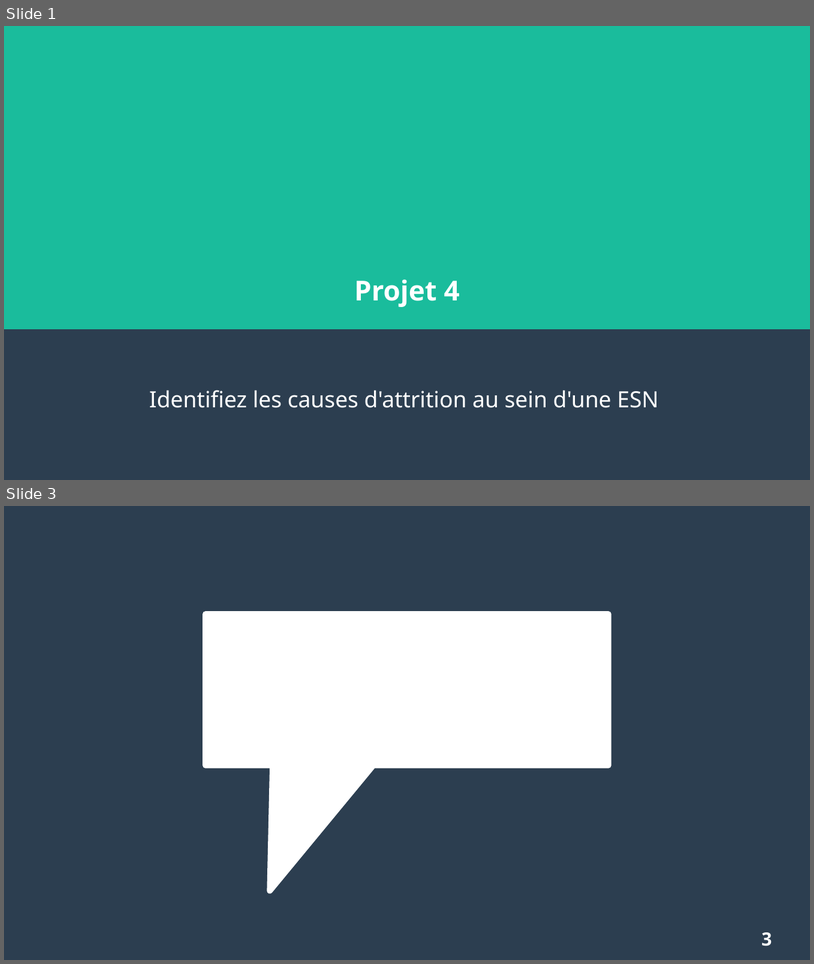
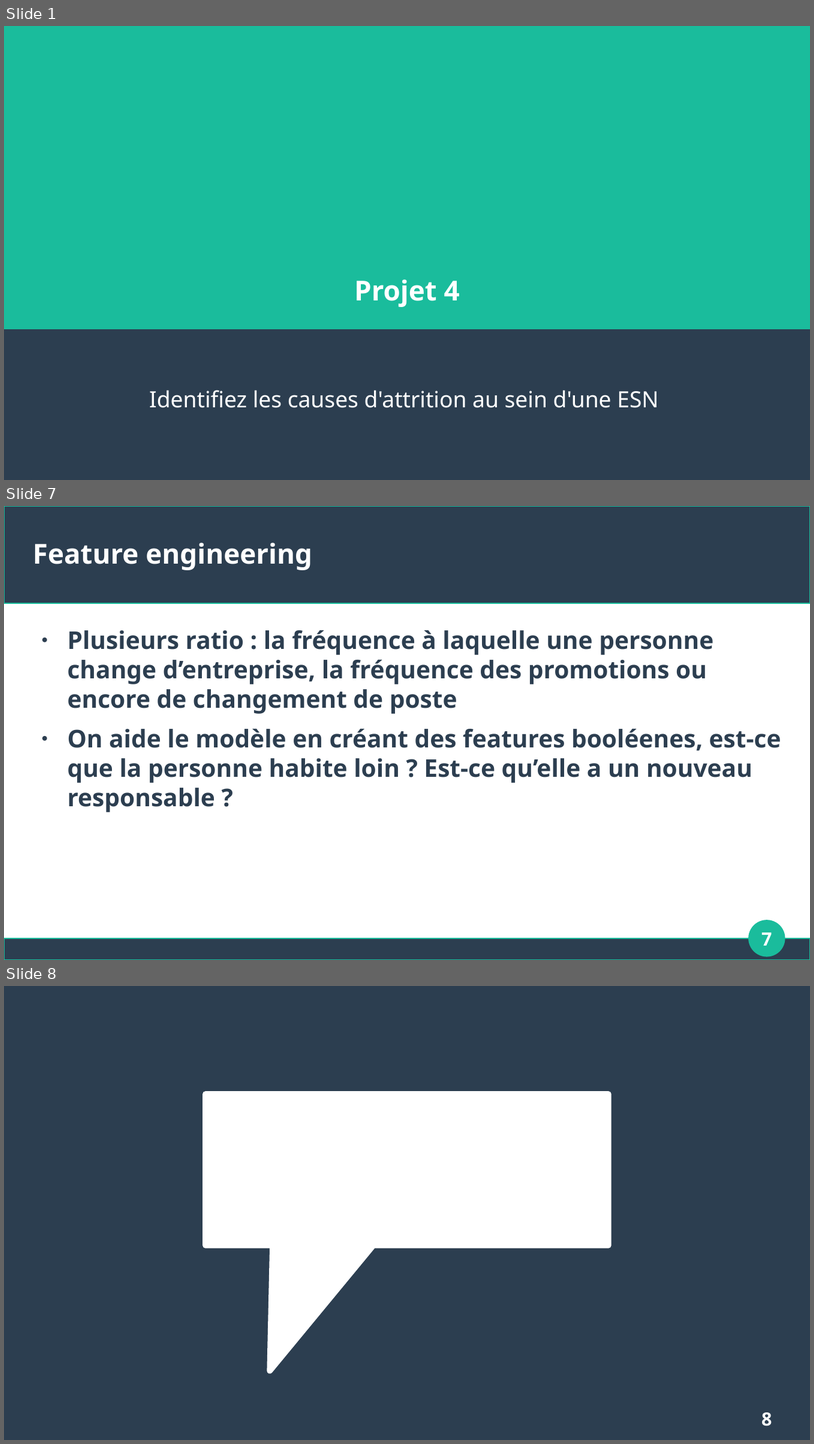
Before and after one commit to Apinsun/Projet4, a slide deck: presentation.odp. Shown one above the other, each under a label of ours: slides 1 and 3 before the commit, slides 1, 7 and 8 after it; the slides between them are not shown. The pictures are 814x964 and 814x1444 pixels, drawn with LibreOffice and Linux fonts; fonts in the diff are those of the drawing. Boxes give left, top, right and bottom in pixels: in the first picture for what was removed or moved away, otherwise in the second. Text is boxed around its words. In the diff, an @@ line names an element or a change of style, - is before the commit and + after.

```diff
--- a/presentation.odp
+++ b/presentation.odp
@@ slide 7 added at [4,506,810,960], background #FFFFFF @@
@@ rectangle added at [4,506,810,603], fill #2C3E50, outline #1ABC9C 0.85 pt @@
@@ title added at [33,543,312,570], 27 pt, text #FFFFFF, bold @@
+Feature engineering
@@ text added at [68,630,782,812], 24 pt, text #2C3E50, bold @@
+● Plusieurs ratio : la fréquence à laquelle une personne change d’entreprise, la fréquence des promotions ou encore de changement de poste
+● On aide le modèle en créant des features booléenes, est-ce que la personne habite loin ? Est-ce qu’elle a un nouveau responsable ?
@@ ellipse added at [750,920,786,956], fill #1ABC9C, outline #1ABC9C 0.85 pt @@
@@ page number added at [762,932,772,945], 18 pt, text #FFFFFF, bold @@
+7
@@ rectangle added at [4,939,810,960], fill #2C3E50, outline #1ABC9C 0.85 pt @@
@@ what was slide 3 is now slide 8 @@
@@ page number at [762,1412,772,1426]: text changed @@
-3
+8
```
Also in this commit, not shown: 5 other slides added, 1 slide removed, 1 other file.
